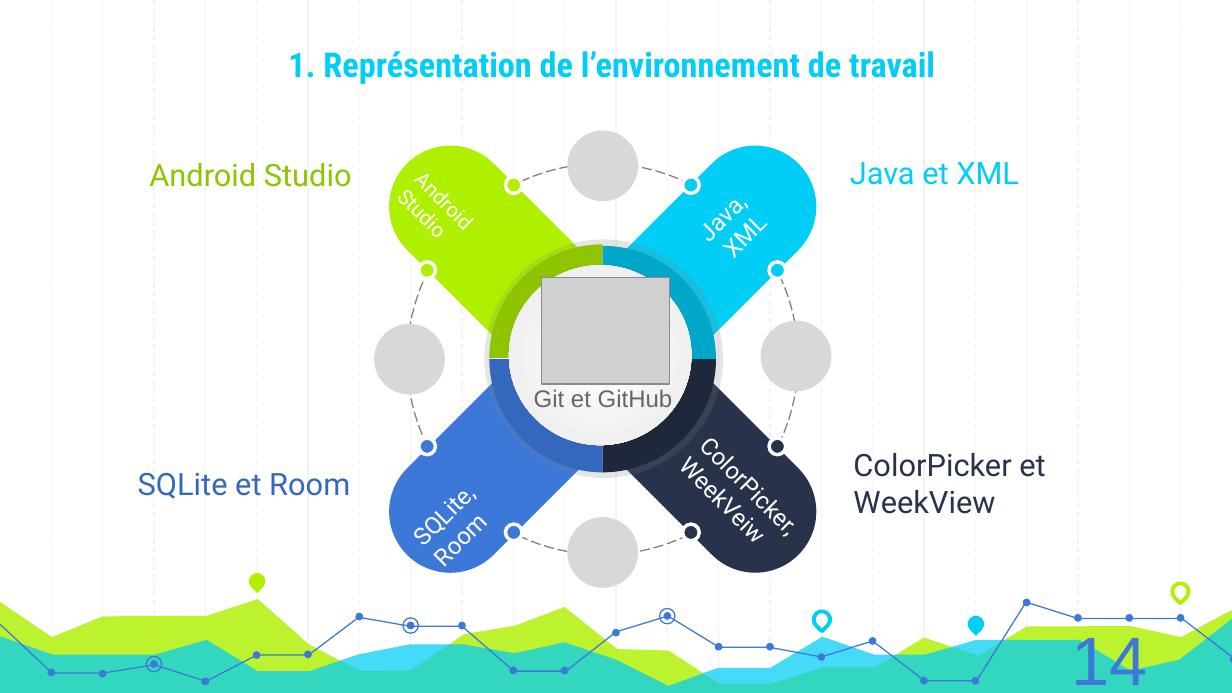
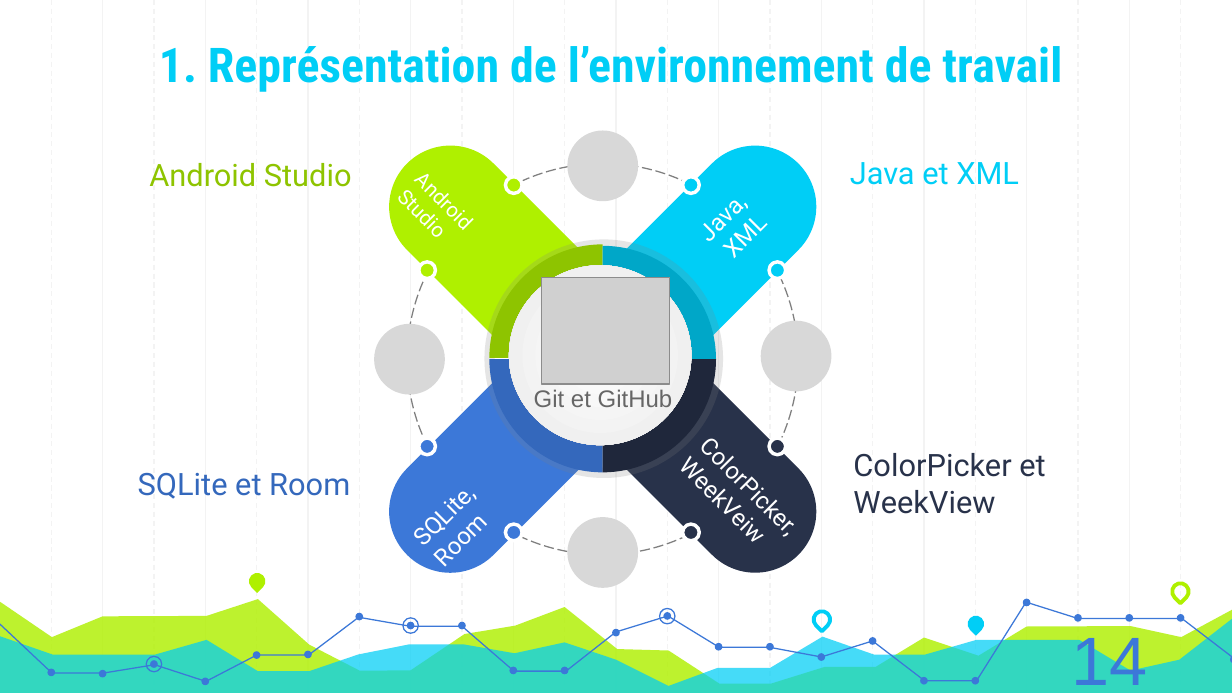
Before and after one commit to AzeddineZadir/docpfc, a slide deck: slide 16 of présentation licence 3.pptx. Drawn at 1232x693 pixels with LibreOffice and Linux fonts; fonts in the diff are those of the drawing; grey boxes stand for pictures. Boxes give left, top, right and bottom in pixels: in the first picture for what was removed or moved away, otherwise in the second. Text is boxed around its words. In the diff, an @@ line names an element or a change of style, - is before the commit and + after.

```diff
--- a/présentation licence 3.pptx
+++ b/présentation licence 3.pptx
@@ title "1. Représentation de l’environnement de ..." at bbox=[159, 46, 1062, 92]: size 20 to 28 pt @@
```
Also in this commit, not shown: 5 other slides changed, 1 other file.
